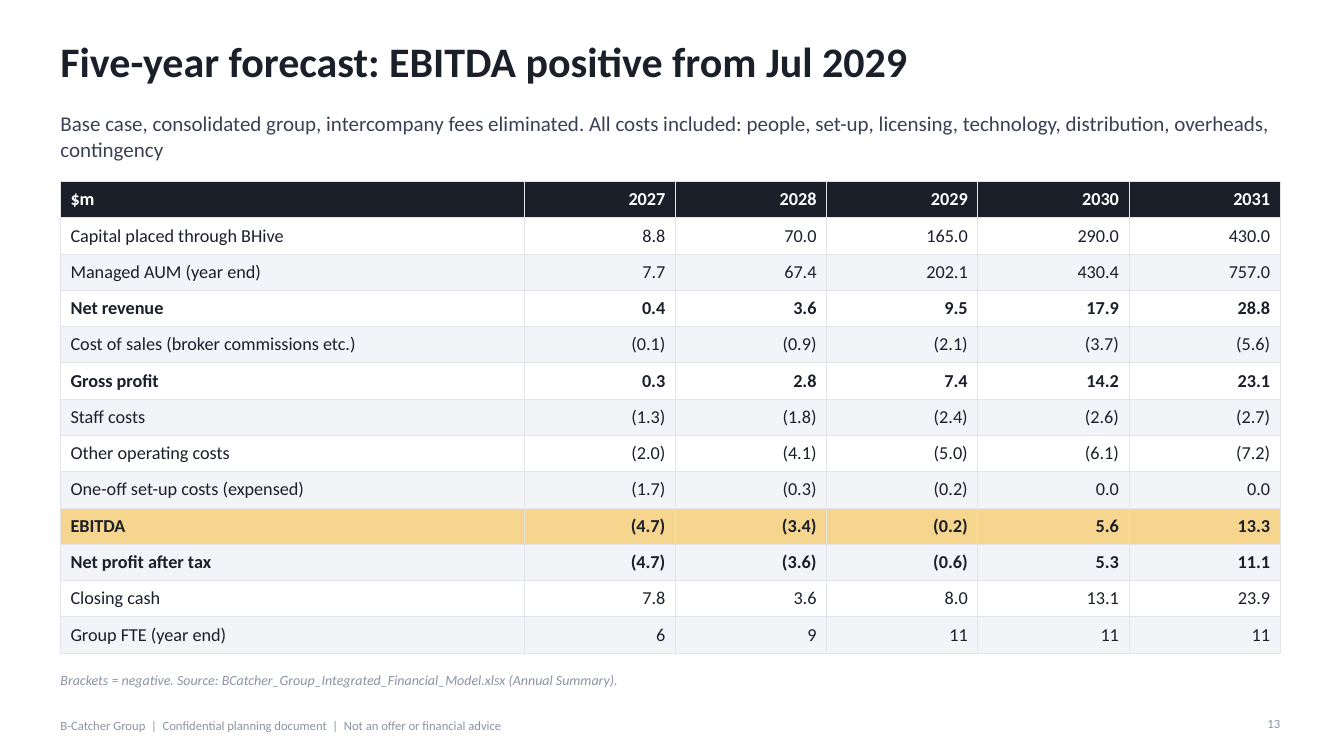
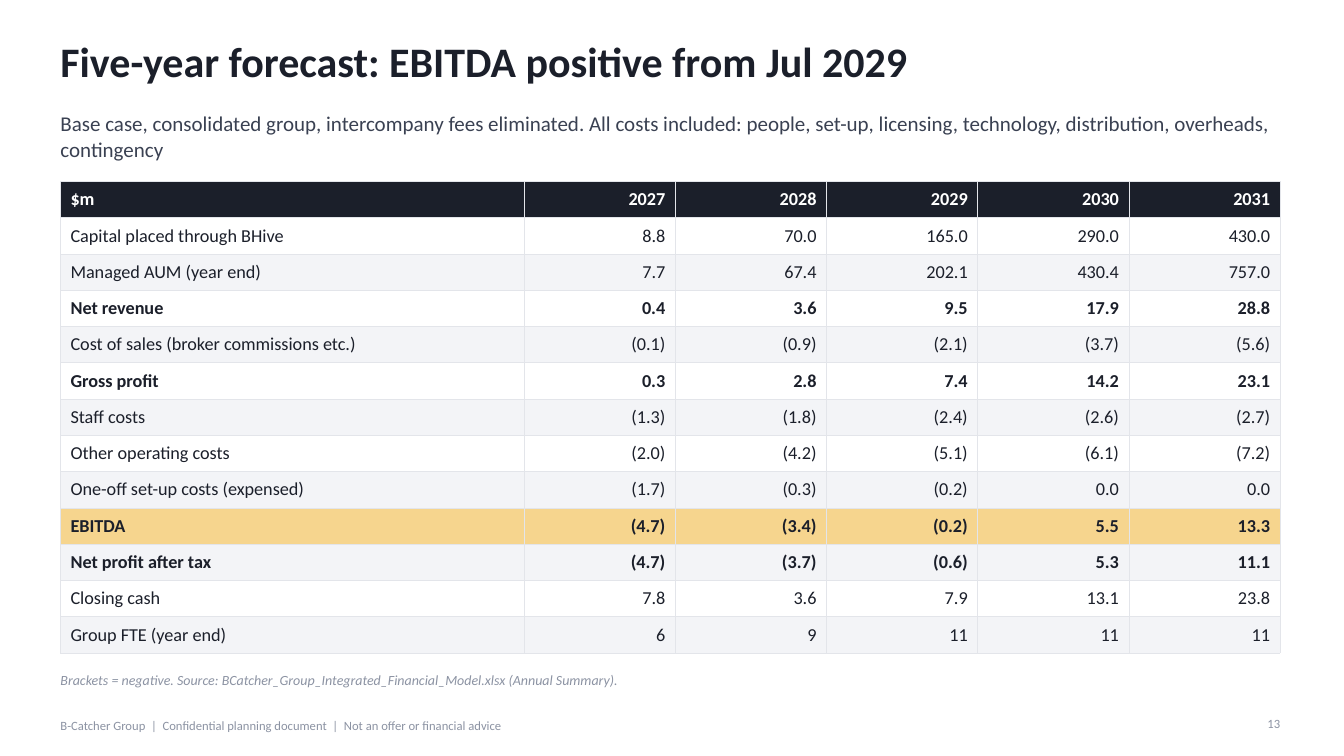
Before and after one commit to SimonQTangible/github-slideshow, a slide deck: slide 13 of bcatcher-group/BCatcher_Group_Investor_Deck_v10.pptx. Drawn at 1344x756 pixels with LibreOffice and Linux fonts; fonts in the diff are those of the drawing. Boxes give left, top, right and bottom in pixels: in the first picture for what was removed or moved away, otherwise in the second. Text is boxed around its words. In the diff, an @@ line names an element or a change of style, - is before the commit and + after.

```diff
--- a/bcatcher-group/BCatcher_Group_Investor_Deck_v10.pptx
+++ b/bcatcher-group/BCatcher_Group_Investor_Deck_v10.pptx
@@ table at (60, 181, 1280, 648) @@
-row 8, column 3: (4.1)
+row 8, column 3: (4.2)
-row 8, column 4: (5.0)
+row 8, column 4: (5.1)
-row 10, column 5: 5.6
+row 10, column 5: 5.5
-row 11, column 3: (3.6)
+row 11, column 3: (3.7)
-row 12, column 4: 8.0
+row 12, column 4: 7.9
-row 12, column 6: 23.9
+row 12, column 6: 23.8
```
Also in this commit, not shown: 5 other slides changed, 29 other files.
